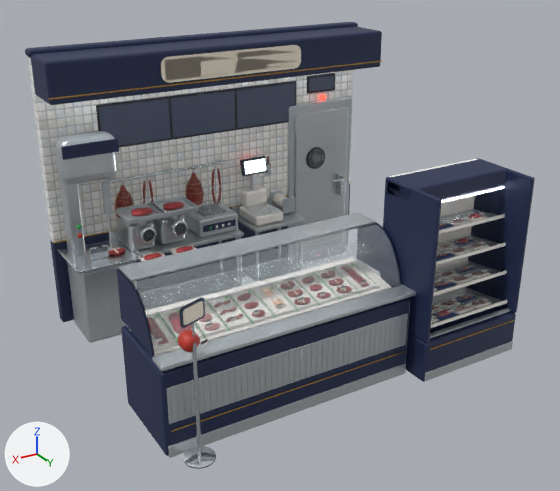
The FBX model unity/CheckoutSimulator/Assets/Art/Interior/Models/Tiers/sector-acougue_T3.fbx, before and after one commit.
Both versions are drawn from a 50 mm lens placed at (3.91, 6.52, 4.33), pointed at (0.09, 0.15, 1.15). Arrows for +X, +Y and +Z are at lower left; the lights stay in place. The first picture is the older version.

In view in the first picture: 'Body'.
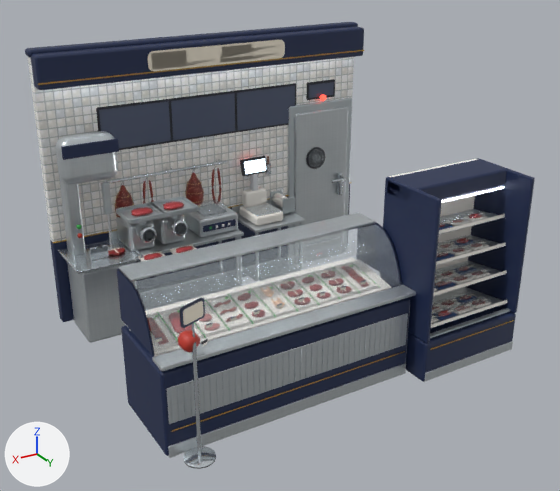
What differs and where, as boxes (x1, y1, x2, y2) in the pictures (560 x 491 px; the box of a moved part takes in the faces that stretch with it):
part 1 of me_sector_acougue_t3_body_001, moved or reshaped: before (49, 60, 382, 100); after (38, 50, 365, 85)
part 2 of me_sector_acougue_t3_body_001, moved or reshaped: before (161, 45, 301, 83); after (147, 40, 285, 71)
part 3 of me_sector_acougue_t3_body_001, moved or reshaped: before (96, 96, 172, 148); after (96, 99, 172, 150)
part 4 of me_sector_acougue_t3_body_001, moved or reshaped: before (99, 99, 171, 146); after (99, 101, 171, 148)
part 5 of me_sector_acougue_t3_body_001, moved or reshaped: before (169, 88, 236, 140); after (170, 91, 236, 142)
part 6 of me_sector_acougue_t3_body_001, moved or reshaped: before (171, 91, 235, 138); after (171, 93, 235, 140)
part 7 of me_sector_acougue_t3_body_001, moved or reshaped: before (235, 81, 296, 130); after (235, 83, 296, 132)
part 8 of me_sector_acougue_t3_body_001, moved or reshaped: before (237, 83, 295, 128); after (237, 86, 295, 130)
part 9 of me_sector_acougue_t3_body_001, moved or reshaped: before (307, 73, 335, 94); after (306, 79, 335, 100)
part 10 of me_sector_acougue_t3_body_001, moved or reshaped: before (309, 76, 334, 92); after (309, 82, 334, 98)
part 11 of me_sector_acougue_t3_body_001, deleted: before (165, 47, 298, 81)
part 12 of me_sector_acougue_t3_body_001, moved or reshaped: before (31, 26, 382, 105); after (31, 26, 364, 90)
part 13 of me_sector_acougue_t3_body_001, added: after (151, 42, 282, 70)

The edits, one by one:
me_sector_acougue_t3_body_001 is used by ob_body; location (0.0, 0.0, 0.0).
Verts and faces of me_sector_acougue_t3_body_001; kept vertices keep their numbers, new ones are numbered from 12553.
me_sector_acougue_t3_body_001 had 12553 vertices, 12503 faces and spanned x -2.02..2.02, y -1.63..1.63, z 0.0..3.08.
me_sector_acougue_t3_body_001 now has 12529 vertices, 12477 faces and spans x -2.02..2.02, y -1.63..1.63, z 0.0..3.08.
me_sector_acougue_t3_body_001 part 1: the loose piece of 24 vertices spanning x -2.01..2.01, y -0.96..-0.95, z 2.68..2.7 is moved by (0.0, -0.35, 0.08).
me_sector_acougue_t3_body_001 part 2: the loose piece of 48 vertices spanning x -0.84..0.84, y -0.95..-0.93, z 2.72..2.98 is scaled about its middle by (1.01, 1, 0.81), then moved by (0.0, -0.35, 0.04).
me_sector_acougue_t3_body_001 part 3: the loose piece of 56 vertices spanning x 0.52..1.37, y -1.54..-1.49, z 1.95..2.45 is moved by (0.0, 0.0, -0.03).
me_sector_acougue_t3_body_001 part 4: the loose piece of 4 vertices spanning x 0.55..1.35, y -1.49, z 1.98..2.42 is moved by (0.0, 0.0, -0.03).
me_sector_acougue_t3_body_001 part 5: the loose piece of 56 vertices spanning x -0.31..0.54, y -1.54..-1.49, z 1.95..2.45 is moved by (0.0, 0.0, -0.03).
me_sector_acougue_t3_body_001 part 6: the loose piece of 4 vertices spanning x -0.28..0.52, y -1.49, z 1.98..2.42 is moved by (0.0, 0.0, -0.03).
me_sector_acougue_t3_body_001 part 7: the loose piece of 56 vertices spanning x -1.14..-0.29, y -1.54..-1.49, z 1.95..2.45 is moved by (0.0, 0.0, -0.03).
me_sector_acougue_t3_body_001 part 8: the loose piece of 4 vertices spanning x -1.11..-0.31, y -1.49, z 1.98..2.42 is moved by (0.0, 0.0, -0.03).
me_sector_acougue_t3_body_001 part 9: the loose piece of 56 vertices spanning x -1.71..-1.29, y -1.57..-1.49, z 2.27..2.49 is moved by (0.0, 0.0, -0.08).
me_sector_acougue_t3_body_001 part 10: the loose piece of 4 vertices spanning x -1.68..-1.32, y -1.49, z 2.3..2.46 is moved by (0.0, 0.0, -0.08).
me_sector_acougue_t3_body_001 part 11: the loose piece of 4 vertices spanning x -0.8..0.8, y -0.93, z 2.75..2.96 is deleted.
Part 12, on me_sector_acougue_t3_body_001:
24 vertices in x -2.0..2.0, y -0.99..-0.95, z 2.62..2.65 move by (0.0, -0.35, 0.08).
24 vertices in x -2.0..2.0, y -0.99..-0.95, z 3.01..3.04 move by (0.0, -0.35, 0.0).
24 vertices in x -2.0..2.0, y -1.51..-1.47, z 2.62..2.65 move by (0.0, 0.0, 0.08).
Part 13, on me_sector_acougue_t3_body_001:
New vertex 12553 is at (0.8, -1.28, 2.8), pixel (152, 69).
New vertex 12554 is at (-0.8, -1.28, 2.8), pixel (281, 56).
New vertex 12555 is at (-0.8, -1.28, 2.97), pixel (281, 41).
New vertex 12556 is at (0.8, -1.28, 2.97), pixel (151, 53).
New faces: (12553, 12554, 12555, 12556) (mat_e_namepanel (pale yellow #f4ebd8)).
Other edits to the shape of me_sector_acougue_t3_body_001 do not show in these pictures.
